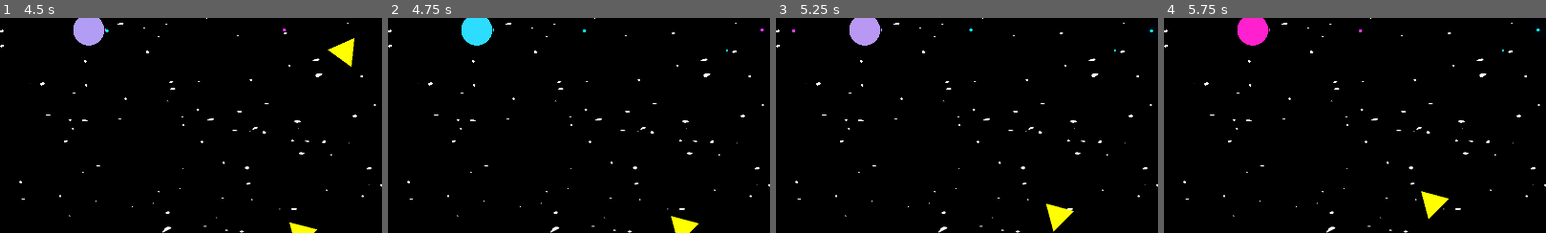
Above: before the commit, frames 1-4 (left to right).
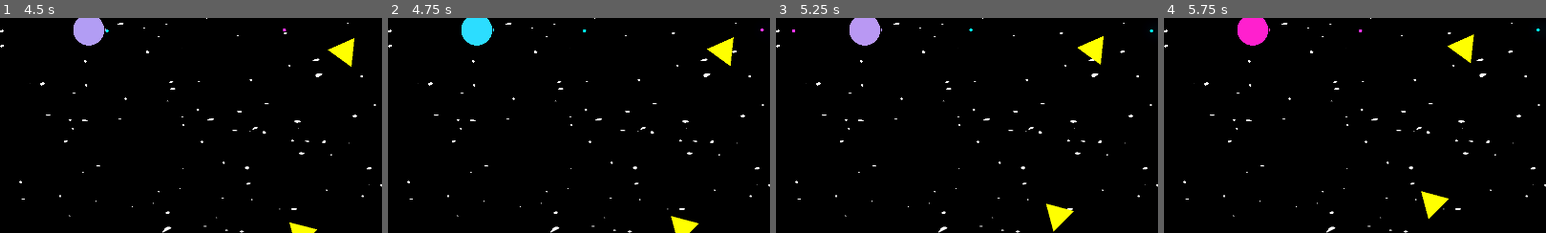
Above: after the commit, the same moments.

Repository: Kiryume/now-there-are-two
Game: Godot game, scene res://main.tscn
Two runs of this game, one before a commit and one after it. Both use one fixed random seed, a clock stepped at 60 frames per second and the inputs below.
Inputs (mouse positions are % of the whole screen's width and height, from its top left):
- Up to frame 1 (4.5 s): move the mouse to (72, 45) at 0.52 s; tap Space (swap_sides) every 0.75 s from 0.6 to 4.35 s; click (72, 45) at 0.67 s; move the mouse to (30, 55) at 1.27 s; click (30, 55) at 1.42 s; move the mouse to (60, 28) at 2.02 s; click (60, 28) at 2.17 s; move the mouse to (45, 70) at 2.77 s; click (45, 70) at 2.92 s; move the mouse to (80, 65) at 3.52 s; click (80, 65) at 3.67 s; move the mouse to (20, 35) at 4.27 s; click (20, 35) at 4.42 s
- Up to frame 2 (4.75 s): no input
- Up to frame 3 (5.25 s): move the mouse to (55, 50) at 5.02 s; tap Space (swap_sides) at 5.1 s; click (55, 50) at 5.17 s
- Up to frame 4 (5.75 s): no input
The pictures show only the part of the screen within x 50-100%, y 47-97%; the shares and areas given below are measured in that part.

Frame 1 is identical in both runs. In frame 2, 0.5% of the frame differs, in the area x 83-91%, y 8-23%; in frame 3, 0.5%; in frame 4, 0.5%, in the area x 74-89%, y 7-21%.

Commit message:
upgrades working

Diff:
--- a/PlayerManager/Player/BaseProjectile/BaseProjectile.tscn
+++ b/PlayerManager/Player/BaseProjectile/BaseProjectile.tscn
@@ -13,8 +13,7 @@
 shader_parameter/softness = 0.001
 
 [node name="Hitbox" type="Area2D"]
-collision_layer = 2
-collision_mask = 8
+collision_mask = 0
 script = ExtResource("1_2cbm4")
 damage_profile = ExtResource("2_bmxbi")
 metadata/_custom_type_script = "uid://bbaiayb88c6uc"
--- a/PlayerManager/UpgradeSelection/UpgradeSelection.tscn
+++ b/PlayerManager/UpgradeSelection/UpgradeSelection.tscn
@@ -1,7 +1,10 @@
-[gd_scene load_steps=3 format=3 uid="uid://ciwdix7x6mw4e"]
+[gd_scene load_steps=4 format=3 uid="uid://ciwdix7x6mw4e"]
 
 [ext_resource type="PackedScene" uid="uid://wi0a5f4ph5fh" path="res://PlayerManager/UpgradeSelection/UpgradeOption.tscn" id="1_giohm"]
 [ext_resource type="Script" uid="uid://d3yjkrrp305yt" path="res://PlayerManager/UpgradeSelection/upgrade_selection.gd" id="1_hlbxf"]
+
+[sub_resource type="LabelSettings" id="LabelSettings_1bgh6"]
+font_size = 30
 
 [node name="UpgradeSelection" type="Control"]
 process_mode = 3
@@ -14,17 +17,28 @@
 script = ExtResource("1_hlbxf")
 option_class = ExtResource("1_giohm")
 
-[node name="BoxContainer" type="BoxContainer" parent="."]
+[node name="VBoxContainer" type="VBoxContainer" parent="."]
 layout_mode = 1
 anchors_preset = 8
 anchor_left = 0.5
 anchor_top = 0.5
 anchor_right = 0.5
 anchor_bottom = 0.5
-offset_left = -20.0
-offset_top = -20.0
-offset_right = 20.0
-offset_bottom = 20.0
+offset_left = -69.5
+offset_top = -23.0
+offset_right = 69.5
+offset_bottom = 23.0
 grow_horizontal = 2
 grow_vertical = 2
+alignment = 1
+
+[node name="Label" type="Label" parent="VBoxContainer"]
+layout_mode = 2
+text = "Upgrades"
+label_settings = SubResource("LabelSettings_1bgh6")
+horizontal_alignment = 1
+
+[node name="BoxContainer" type="BoxContainer" parent="VBoxContainer"]
+layout_mode = 2
+alignment = 1
 vertical = true
--- a/PlayerManager/UpgradeSelection/upgrade_selection.gd
+++ b/PlayerManager/UpgradeSelection/upgrade_selection.gd
@@ -1,10 +1,11 @@
 extends Control
 
 var options: Array[Upgrade] = []
-@onready var container = $BoxContainer
+@onready var container = $VBoxContainer/BoxContainer
 @export var option_class: PackedScene
 
 func show_upgrades():
+	print("showing upgradees")
 	visible = true
 	options = UpgradeDB.get_three_random_upgrades()
 	get_tree().paused = true
@@ -17,21 +18,12 @@
 
 func update():
 	if not is_node_ready(): return
-	var children := container.get_children()
-	if children.size() > options.size():
-		var to_leave = children.slice(0, 3)
-		var to_remove = children.slice(3)
-		for child in to_remove:
-			container.remove_child(child)
-		children = to_leave
-	if options.size() > children.size():
-		var missing = options.size() - children.size()
-		for i in range(missing):
-			var child = option_class.instantiate()
-			children.append(child)
-			container.add_child(child)
+	for child in container.get_children():
+		container.remove_child(child)
 	for i in range(options.size()):
-		children[i].upgrade = options[i]
+		var child = option_class.instantiate()
+		child.upgrade = options[i]
+		container.add_child(child)
 
 func _ready():
 	UpgradeDB.show_upgrade_selection.connect(show_upgrades)
--- a/PlayerManager/Upgrades/OnCollide/OnCollide.gdshader
+++ b/PlayerManager/Upgrades/OnCollide/OnCollide.gdshader
@@ -5,7 +5,7 @@
 uniform sampler2D SCREEN_TEXTURE : hint_screen_texture;
 uniform float size = 0.0;
 uniform float thickness = 0.1;
-uniform vec4 color = vec4(0);
+uniform vec4 color: source_color = vec4(0);
 void fragment() {
 	float ratio = SCREEN_PIXEL_SIZE.x / SCREEN_PIXEL_SIZE.y;
 	vec2 scaledUV = (SCREEN_UV - vec2(0.5,0.0)) / vec2(ratio, 1.0) + vec2(0.5,0.0);
--- a/PlayerManager/Upgrades/OnCollide/OnCollide.tscn
+++ b/PlayerManager/Upgrades/OnCollide/OnCollide.tscn
@@ -1,7 +1,9 @@
-[gd_scene load_steps=4 format=3 uid="uid://cf0urpnbb0das"]
+[gd_scene load_steps=7 format=3 uid="uid://cf0urpnbb0das"]
 
 [ext_resource type="Script" uid="uid://cxxft5xpov4np" path="res://PlayerManager/Upgrades/OnCollide/on_collide.gd" id="1_2vxu4"]
 [ext_resource type="Shader" uid="uid://cdjjgf1es26ce" path="res://PlayerManager/Upgrades/OnCollide/OnCollide.gdshader" id="2_abxy6"]
+[ext_resource type="Script" uid="uid://bbaiayb88c6uc" path="res://AttackUtils/hitbox.gd" id="3_8womh"]
+[ext_resource type="Resource" uid="uid://u87gcmfaie62" path="res://PlayerManager/Upgrades/OnCollide/ShockVaweDamage.tres" id="4_pvnnw"]
 
 [sub_resource type="ShaderMaterial" id="ShaderMaterial_8womh"]
 shader = ExtResource("2_abxy6")
@@ -10,10 +12,15 @@
 shader_parameter/center = Vector2(0.5, 0.5)
 shader_parameter/size = 0.0
 shader_parameter/thickness = 0.1
-shader_parameter/color = Color(0.9647059, 0.08627451, 0.5568628, 1)
+shader_parameter/color = Color(0.9764706, 0.09411765, 0.5647059, 1)
+
+[sub_resource type="CircleShape2D" id="CircleShape2D_pvnnw"]
 
 [node name="OnCollide" type="Node2D"]
 script = ExtResource("1_2vxu4")
+upgrade_name = null
+description = null
+stat_modifiers = null
 
 [node name="Timer" type="Timer" parent="."]
 wait_time = 5.0
@@ -23,3 +30,11 @@
 material = SubResource("ShaderMaterial_8womh")
 offset_right = 40.0
 offset_bottom = 40.0
+
+[node name="Hitbox" type="Area2D" parent="."]
+script = ExtResource("3_8womh")
+damage_profile = ExtResource("4_pvnnw")
+metadata/_custom_type_script = "uid://bbaiayb88c6uc"
+
+[node name="CollisionShape2D" type="CollisionShape2D" parent="Hitbox"]
+shape = SubResource("CircleShape2D_pvnnw")
--- /dev/null
+++ b/PlayerManager/Upgrades/OnCollide/ShockVaweDamage.tres
@@ -0,0 +1,8 @@
+[gd_resource type="Resource" script_class="DamageResource" load_steps=2 format=3 uid="uid://u87gcmfaie62"]
+
+[ext_resource type="Script" uid="uid://bxetcqdxv0crx" path="res://AttackUtils/DamageResource.gd" id="1_5hb0i"]
+
+[resource]
+script = ExtResource("1_5hb0i")
+amount = 5.0
+metadata/_custom_type_script = "uid://bxetcqdxv0crx"
--- a/PlayerManager/Upgrades/OnCollide/on_collide.gd
+++ b/PlayerManager/Upgrades/OnCollide/on_collide.gd
@@ -5,9 +5,9 @@
 
 # Get a reference to the ColorRect node
 @onready var color_rect: ColorRect = $ColorRect
+@onready var hitbox_shape = $Hitbox/CollisionShape2D
 
 func enable() -> void:
-	print("Attaching and setting up shockwave")
 	var canvas = CanvasLayer.new()
 	add_child(canvas)
 	color_rect.get_parent().remove_child(color_rect)
@@ -18,31 +18,52 @@
 func shock_wave():
 	if not $Timer.is_stopped():
 		return
+	$Timer.start()
 	var material = (color_rect.material as ShaderMaterial)
 
-	if material == null:
-		print("ERROR: No ShaderMaterial found on $ColorRect")
-		return
+	var circle_shape = hitbox_shape.shape as CircleShape2D
+	var viewport_size = get_viewport().size
 
-	# Start the "progress" from 0.0
+	var target_shader_size = 0.5
+	var target_pixel_radius = target_shader_size * viewport_size.y * 0.5
+
+	var expand_duration = 0.4
+	var contract_duration = 0.2
+
 	material.set_shader_parameter("size", 0.0)
+	circle_shape.radius = 0.0
+	hitbox_shape.set_deferred("disabled", false)
 
 	var tween = create_tween()
-	var target_progress = 0.5;
-	var duration = 0.4
+	tween.set_parallel(false)
 
 	tween.tween_property(
 		material,
 		"shader_parameter/size",
-		target_progress,
-		duration
+		target_shader_size,
+		expand_duration
 	).set_trans(Tween.TRANS_QUART)
-	target_progress = 0.0
-	duration = 0.2
+
+	tween.parallel().tween_property(
+		circle_shape,
+		"radius",
+		target_pixel_radius,
+		expand_duration
+	).set_trans(Tween.TRANS_QUART)
+
 	tween.tween_property(
 		material,
 		"shader_parameter/size",
-		target_progress,
-		duration
+		0.0,
+		contract_duration
 	)
-	$Timer.start()
+
+	tween.parallel().tween_property(
+		circle_shape,
+		"radius",
+		0.0,
+		contract_duration
+	)
+	tween.tween_callback(
+		func(): hitbox_shape.set_deferred("disabled", true)
+	)
--- a/PlayerManager/Upgrades/Upgrade.gd
+++ b/PlayerManager/Upgrades/Upgrade.gd
@@ -15,3 +15,9 @@
 
 func enable():
 	pass
+
+func upgrade():
+	pass
+
+func can_be_chosen() -> bool:
+	return true
--- a/PlayerManager/Upgrades/UpgradeDB.gd
+++ b/PlayerManager/Upgrades/UpgradeDB.gd
@@ -17,7 +17,7 @@
 
 # This function will be called by your UI
 func get_three_random_upgrades() -> Array[Upgrade]:
-	var shuffled_upgrades = all_upgrades.duplicate()
+	var shuffled_upgrades = all_upgrades.filter(func (upgrade): return upgrade.can_be_chosen())
 	shuffled_upgrades.shuffle()
 	return shuffled_upgrades.slice(0, min(3, all_upgrades.size()))
 
--- a/PlayerManager/upgrades.gd
+++ b/PlayerManager/upgrades.gd
@@ -12,5 +12,8 @@
 	for child in get_children():
 		if child.name == upgrade.name:
 			if child is Upgrade:
-				child.show()
-				child.enable()
+				if not child.visible:
+					child.show()
+					child.enable()
+				else:
+					child.upgrade()
--- a/player_manager.gd
+++ b/player_manager.gd
@@ -5,9 +5,6 @@
 var player1: Player = $Player
 @onready
 var player2: Player = $Player2
-
-@onready
-var upgrades = $Upgrades
 
 func _ready():
 	PlayerList.set_players([player1, player2])
